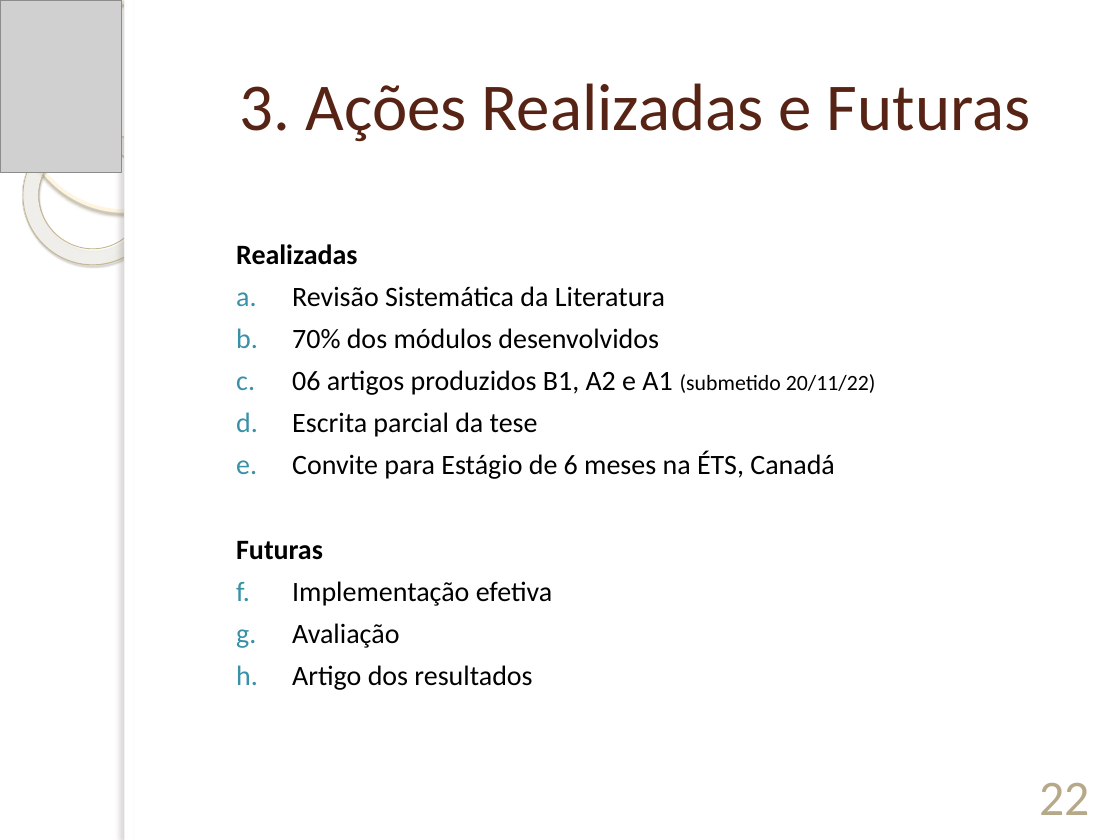
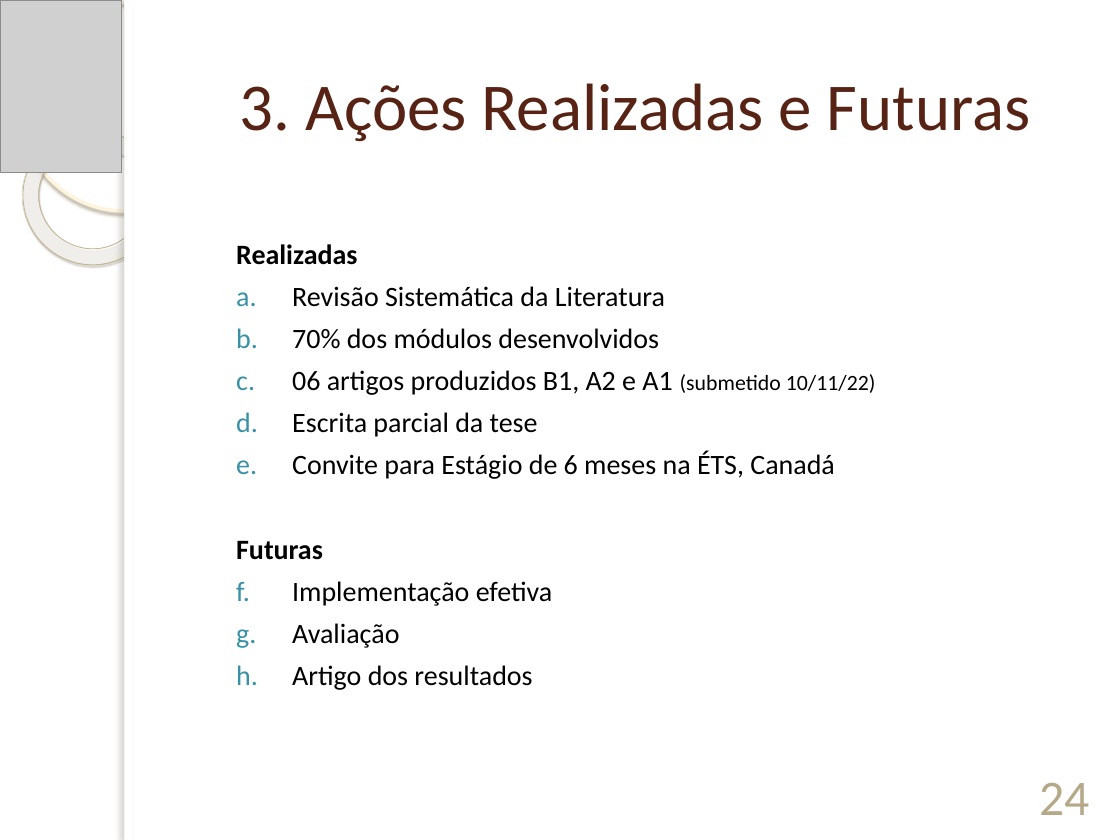
Before and after one commit to wanderok/Doutorado, a slide deck: slide 24 of 28-EXAME_DE_QUALIFICACAO/01-DefesaExameQualificacao/ExameDeQualificacao-WanderMMartins.pptx (slide 22 before the commit). Drawn at 1120x840 pixels with LibreOffice and Linux fonts; fonts in the diff are those of the drawing; grey boxes stand for pictures; background and template pictures are left out. Boxes give left, top, right and bottom in pixels: in the first picture for what was removed or moved away, otherwise in the second. Text is boxed around its words. In the diff, an @@ line names an element or a change of style, - is before the commit and + after.

```diff
--- a/28-EXAME_DE_QUALIFICACAO/01-DefesaExameQualificacao/ExameDeQualificacao-WanderMMartins.pptx
+++ b/28-EXAME_DE_QUALIFICACAO/01-DefesaExameQualificacao/ExameDeQualificacao-WanderMMartins.pptx
@@ text at (x1=292, y1=370, x2=876, y2=395): text changed @@
-  c. 06 artigos produzidos B1, A2 e A1 (submetido 20/11/22)
+  c. 06 artigos produzidos B1, A2 e A1 (submetido 10/11/22)
@@ page number at (x1=1040, y1=783, x2=1090, y2=815): text changed @@
-22
+24
```
Also in this commit, not shown: 7 other slides changed, 2 slides added, 2 other files.
